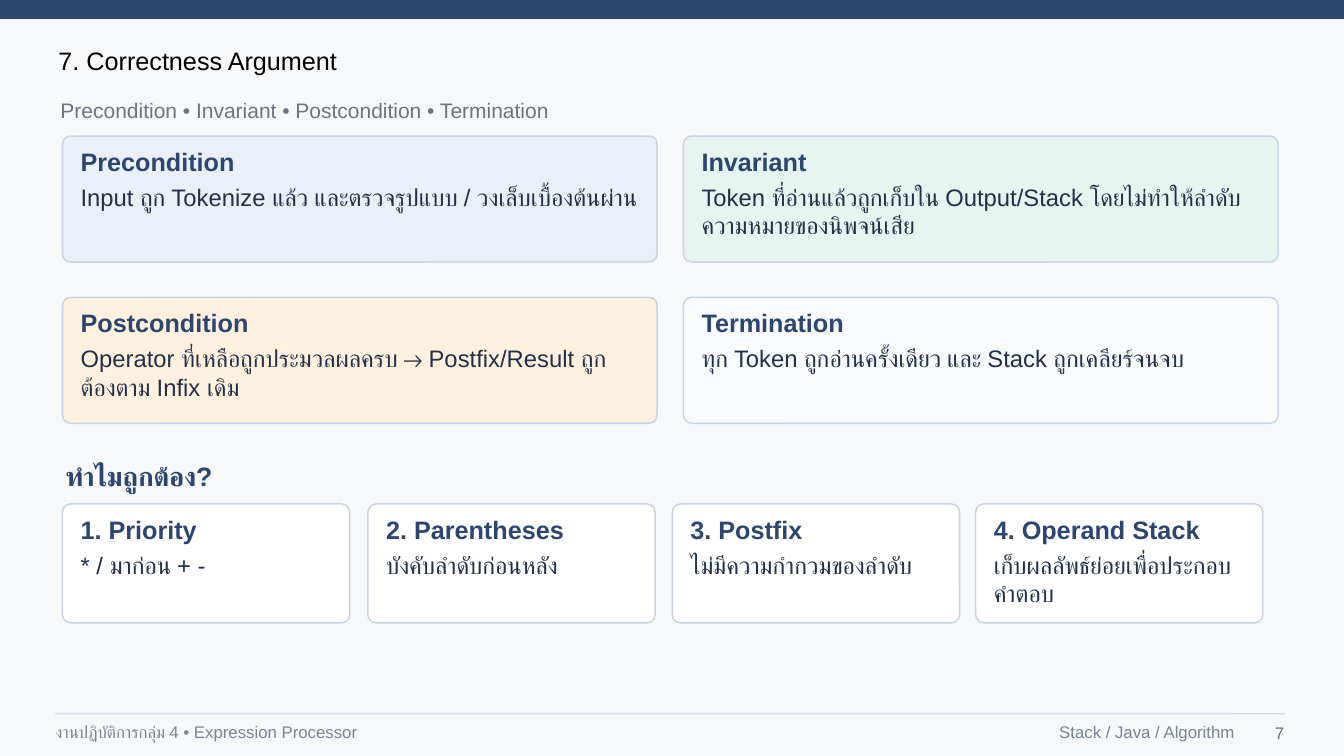
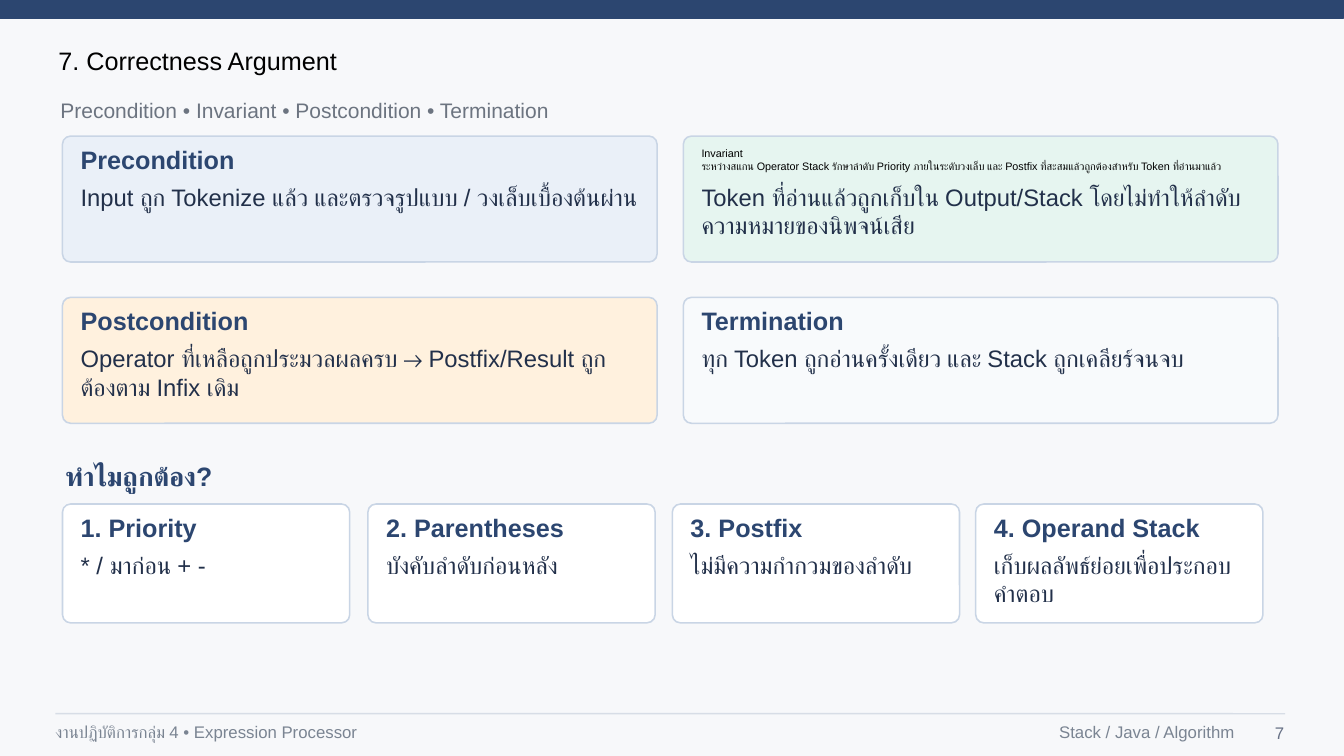
Before and after one commit to s68122250021-svg/stack-algorithm-group04, a slide deck: slide 7 of presentation/Stack_Group04_Presentation.pptx. Drawn at 1344x756 pixels with LibreOffice and Linux fonts; fonts in the diff are those of the drawing. Boxes give left, top, right and bottom in pixels: in the first picture for what was removed or moved away, otherwise in the second. Text is boxed around its words. In the diff, an @@ line names an element or a change of style, - is before the commit and + after.

```diff
--- a/presentation/Stack_Group04_Presentation.pptx
+++ b/presentation/Stack_Group04_Presentation.pptx
@@ text at [702,149,743,157]: size 18 to 7.7 pt, text colour #2C4670 to #000000, bold off in "Invariant"; line spacing 1 to 0.8; more space between paragraphs @@
@@ text at [702,162,1221,174]: paragraph added @@
+ระหว่างสแกน Operator Stack รักษาลำดับ Priority ภายในระดับวงเล็บ และ Postfix ที่สะสมแล้วถูกต้องสำหรับ Token ที่อ่านมาแล้ว
@@ line spacing 1 to 0.9 in 7 elements at [81,150,235,170], [81,311,249,331], [702,311,844,331], [81,518,197,542], [386,518,564,538], [690,518,802,538], [994,518,1199,542] @@
```
Also in this commit, not shown: 10 other slides changed.
